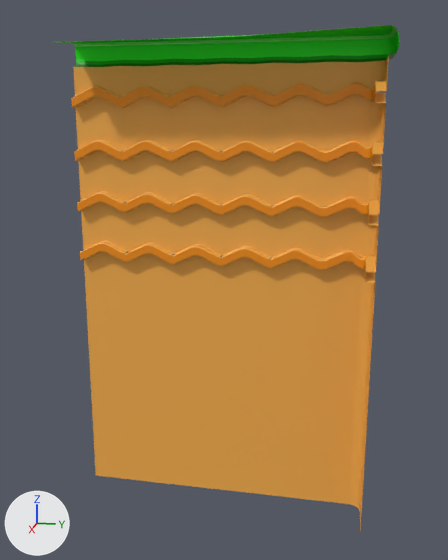
What one commit did to the FBX model Assets/Sprite/Ground_Left.fbx.
Before and after are seen from a camera (50 mm lens) standing at (24.2, -1.1, -2.4) and looking at (0.7, -5.8, -8.2). The lights are fixed; the arrows at lower left show +X, +Y and +Z.

Before the edit, the objects in view are built like this:
```python
me_ground_left_001 = bpy.data.meshes.new('Ground_Left.001')
me_ground_left_001.from_pydata(...)  # 1785 vertices, 1576 faces; spans x -0.3..2.0, y -12.0..0.3, z -18.1..0.9
me_ground_left_001.materials.append(mat_material_001)  # picture img_palette_png
ob_ground_left = bpy.data.objects.new('Ground_Left', me_ground_left_001)
ob_ground_left.location = (0.0, 0.0, 0.0)
```
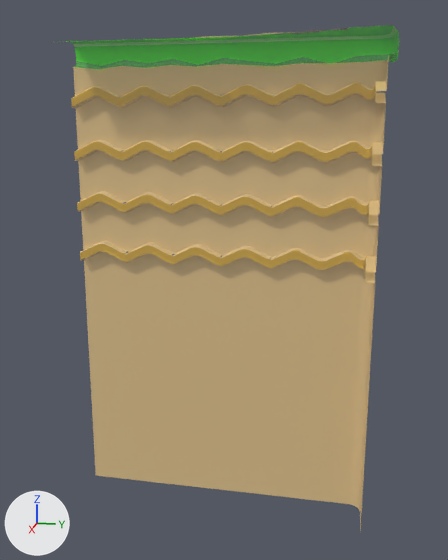
The newer file is also turned or shifted as a whole; pictures and numbers use the older file's frame.

Where the change shows, as pixel boxes [x1, y1, x2, y2] in the pictures (448 x 560 px; the box of a moved part takes in the faces that stretch with it):
'Ground_Left', surface changed, reshaped (orange to beige): before [56, 25, 399, 531]; after [62, 25, 399, 531]
part 1 of me_ground_left_001, moved or reshaped: [73, 25, 399, 487] in both
part 2 of me_ground_left_001, surface changed: before [56, 41, 396, 64]; after [62, 41, 396, 55]
part 3 of me_ground_left_001, recoloured (orange to brown): [71, 30, 396, 522] in both

What changed in the scene script:
```text
Change img_palette_png:
    img_palette_png: load_image('palette.png', '../materials/palette.png', 205, 539, 'sRGB') -> load_image('palette.png', '../materials/palette.png', 205, 539, 'Non-Color')
Add mat_material_002:
    mat_material_002 = bpy.data.materials.new('Material.002')
    # uses the picture img_palette_png
Change me_ground_left_001:
    used by ob_ground_left; location = (0.0, 0.0, 0.0)
    remove me_ground_left_001.from_pydata(...)  # 1785 vertices, 1576 faces; spans x -0.3..2.0, y -12.0..0.3, z -18.1..0.9
    add me_ground_left_001.from_pydata(...)  # 1845 vertices, 1620 faces; spans x -0.4..2.0, y -12.0..0.4, z -18.1..0.9
    me_ground_left_001 part 1
    33 vertices are removed from x -0.3..2.0, y -11.0..0.3, z 0.0..0.8
    267 faces are deleted
    5 vertices in x -0.3..0.0, y -11.0..-2.0, z 0.0..0.2 move by (0.0, 0.0, -0.2)
    4 vertices in x -0.2..0.0, y -5.0..-2.0, z 0.0 move by (0.0, 0.0, -0.1)
    3 vertices in x -0.3..-0.2, y -7.0..-4.0, z 0.0..0.1 move by (0.0, 0.0, -0.3)
    21 vertices move from x -0.3..1.0, y -12.0..-1.0, z -7.8..0.9 to x -0.4..1.0, y -12.0..-1.2, z -7.8..0.9
    55 vertices are added at x -0.3..2.0, y -11.0..0.3, z -0.2..0.9
    14 new vertices lie (-0.5, 0.0, 0.0) away from vertices in x 1.0..2.0, y -10.0..0.3, z 0.0..0.9
    9 new vertices lie (0.0, 1.0, -0.2) away from vertices in x -0.3..-0.2, y -12.0..-6.0, z 0.0..0.2
    5 new vertices lie (-0.5, 0.1, -0.1) away from vertices in x 1.5, y 0.0..0.3, z 0.0..0.2
    5 new vertices lie (0.0, 1.0, -0.1) away from vertices in x -0.3..2.0, y -10.0..-5.0, z -0.1..0.8
    5 new vertices lie (0.4, 0.0, 0.0) away from vertices in x 0.5..1.0, y -6.0..-3.0, z 0.8
    311 new faces join them
    me_ground_left_001 part 2: 44 kept faces spanning x -0.3..2.0, y -12.0..0.3, z -0.3..0.8 get new texture (UV) coordinates
    me_ground_left_001 part 3: 1321 faces spanning x -0.4..2.0, y -12.0..0.3, z -18.1..0.9 switch from mat_material_001 (picture img_palette_png) to mat_material_002
```
